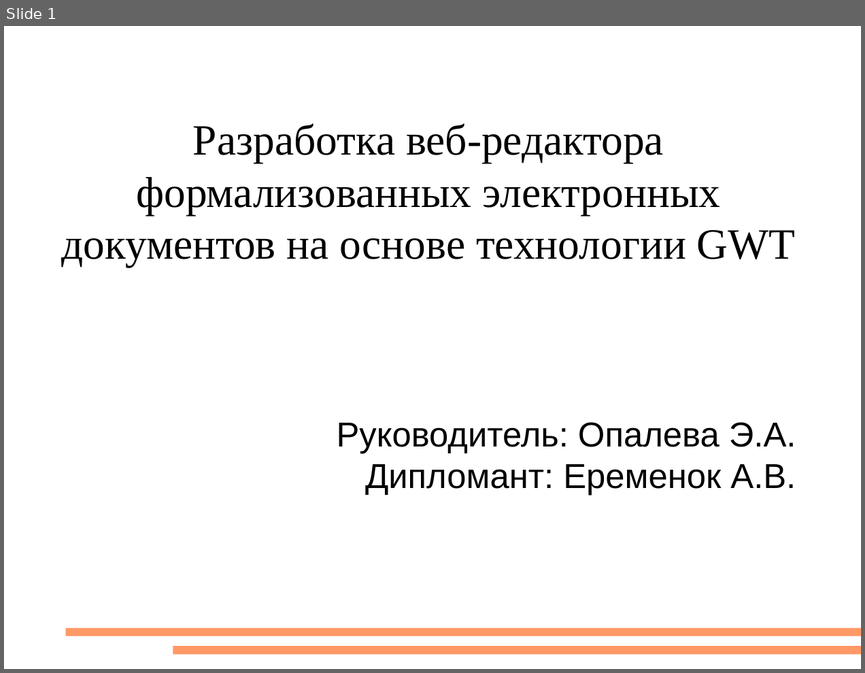
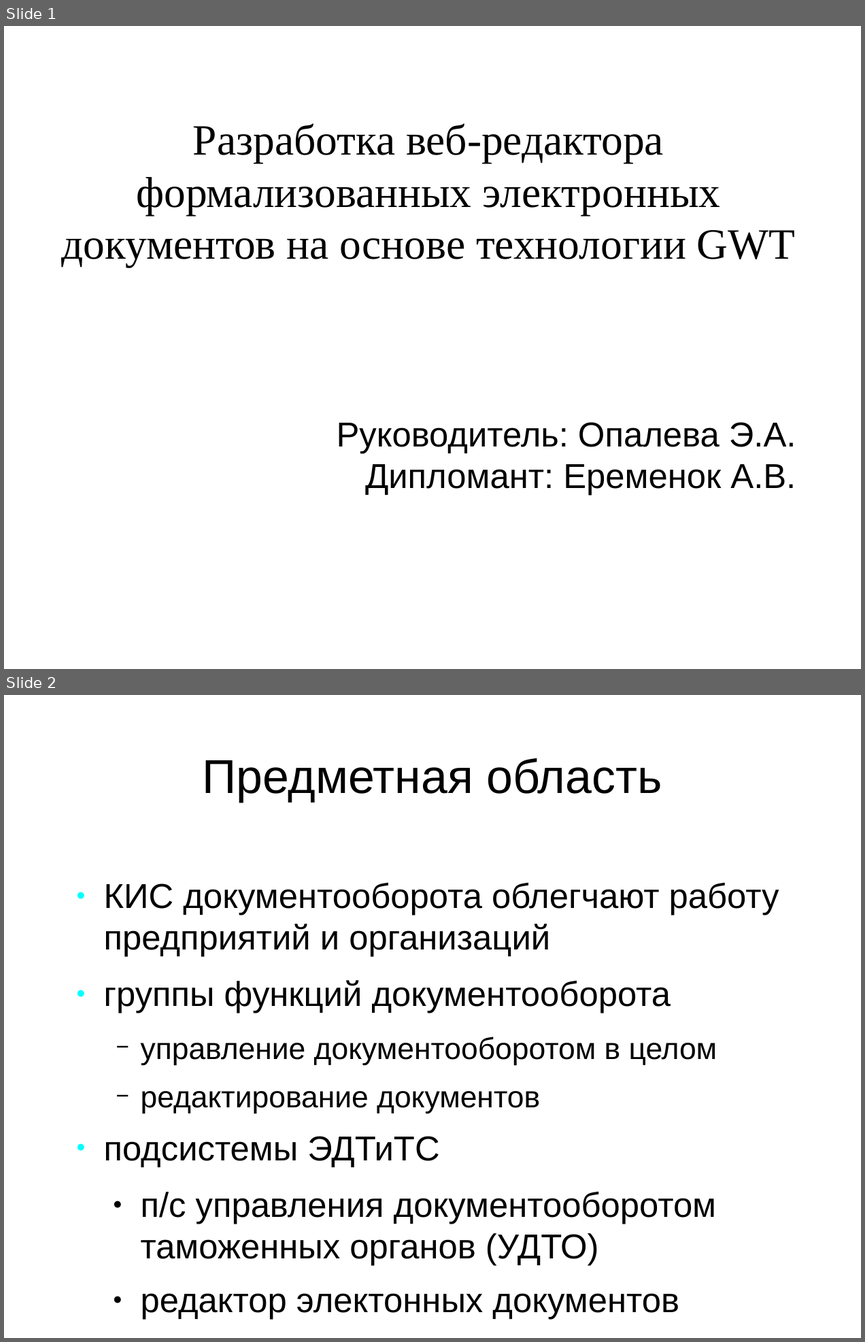
Before and after one commit to aeremenok/a-team-777, a slide deck: diploma/eav/diploma/demo.odp. Shown one above the other, each under a label of ours: slide 1 before the commit, slides 1 and 2 after it. The pictures are 865x673 and 865x1342 pixels, drawn with LibreOffice and Linux fonts; fonts in the diff are those of the drawing. Boxes give left, top, right and bottom in pixels: in the first picture for what was removed or moved away, otherwise in the second. Text is boxed around its words. In the diff, an @@ line names an element or a change of style, - is before the commit and + after.

```diff
--- a/diploma/eav/diploma/demo.odp
+++ b/diploma/eav/diploma/demo.odp
@@ slide 2 added at <box>4,695,861,1338</box>, background #FFFFFF @@
@@ title added at <box>202,758,662,802</box>, 44 pt, text #000000 @@
+Предметная область
@@ text added at <box>104,882,779,1319</box>, 32 pt, text #000000 @@
+● КИС документооборота облегчают работу предприятий и организаций
+● группы функций документооборота
+  − управление документооборотом в целом
+  − редактирование документов
+● подсистемы ЭДТиТС
+  ● п/с управления документооборотом таможенных органов (УДТО)
+  ● редактор электонных документов
@@ slide 1 changed as well @@
@@ rectangle removed at <box>65,628,861,637</box> @@
@@ rectangle removed at <box>173,645,861,654</box> @@
```
Also in this commit, not shown: 15 other slides changed, 1 slide removed, 5 other files.
